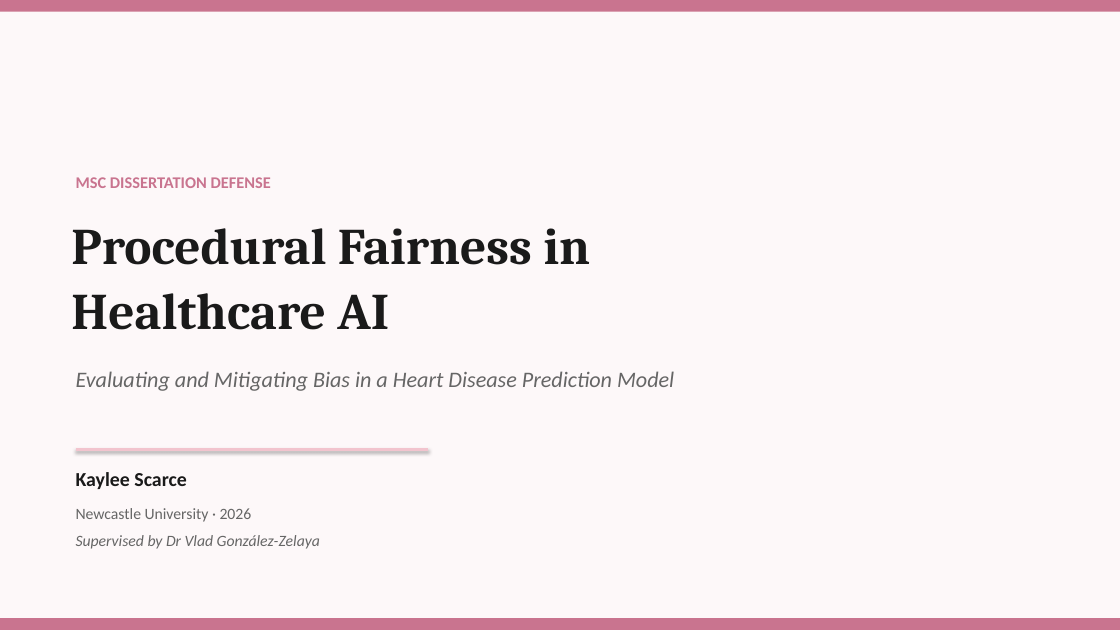
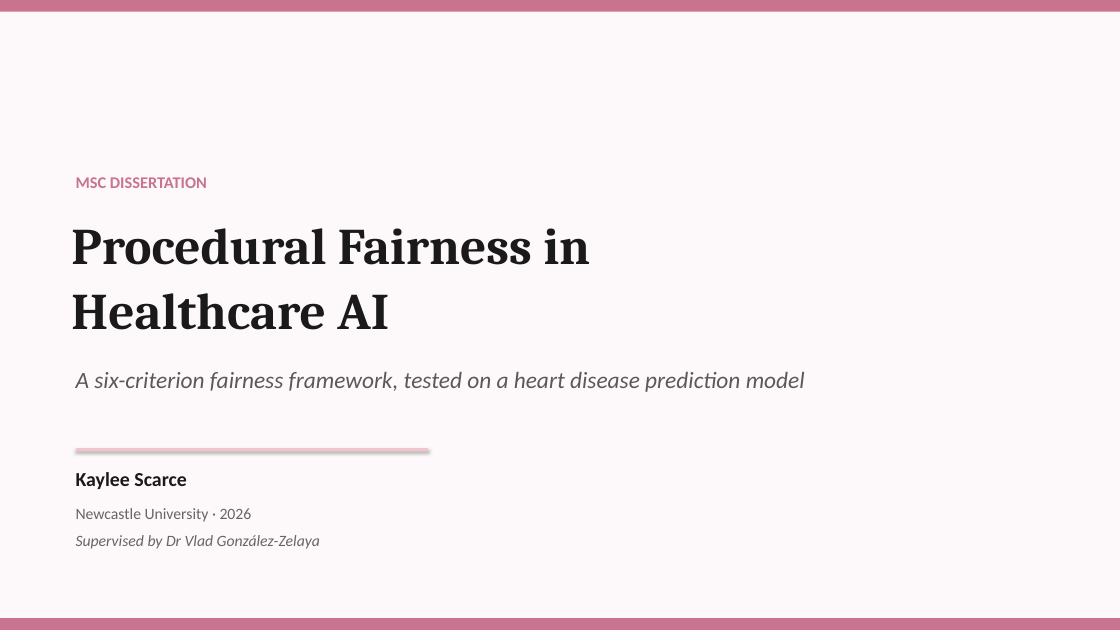
Before and after one commit to Kscarce/fairness-dashboard, a slide deck: slide 1 of dissertation_defense_presentation.pptx. Drawn at 1120x630 pixels with LibreOffice and Linux fonts; fonts in the diff are those of the drawing. Boxes give left, top, right and bottom in pixels: in the first picture for what was removed or moved away, otherwise in the second. Text is boxed around its words. In the diff, an @@ line names an element or a change of style, - is before the commit and + after.

```diff
--- a/dissertation_defense_presentation.pptx
+++ b/dissertation_defense_presentation.pptx
@@ text at (76,177,207,188): text changed @@
-MSC DISSERTATION DEFENSE
+MSC DISSERTATION
@@ text at (76,372,805,392): text changed; size 19 to 20 pt; text colour #666666 to #595959 @@
-Evaluating and Mitigating Bias in a Heart Disease Prediction Model
+A six-criterion fairness framework, tested on a heart disease prediction model
```
Also in this commit, not shown: 14 other slides changed, 1 slide added, 1 slide removed, 2 other files.
